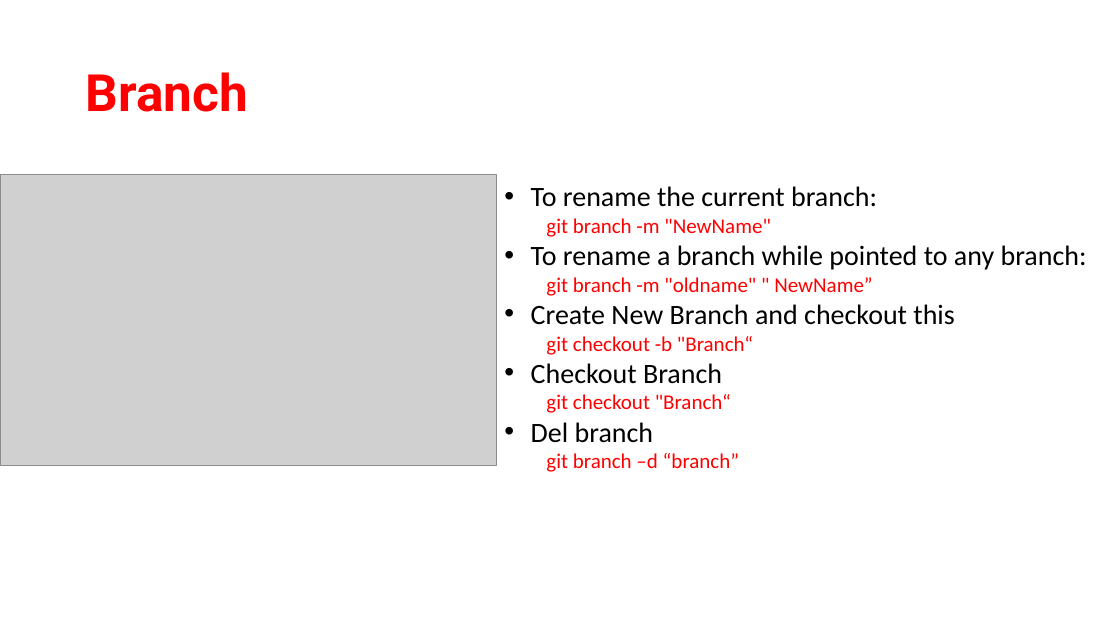
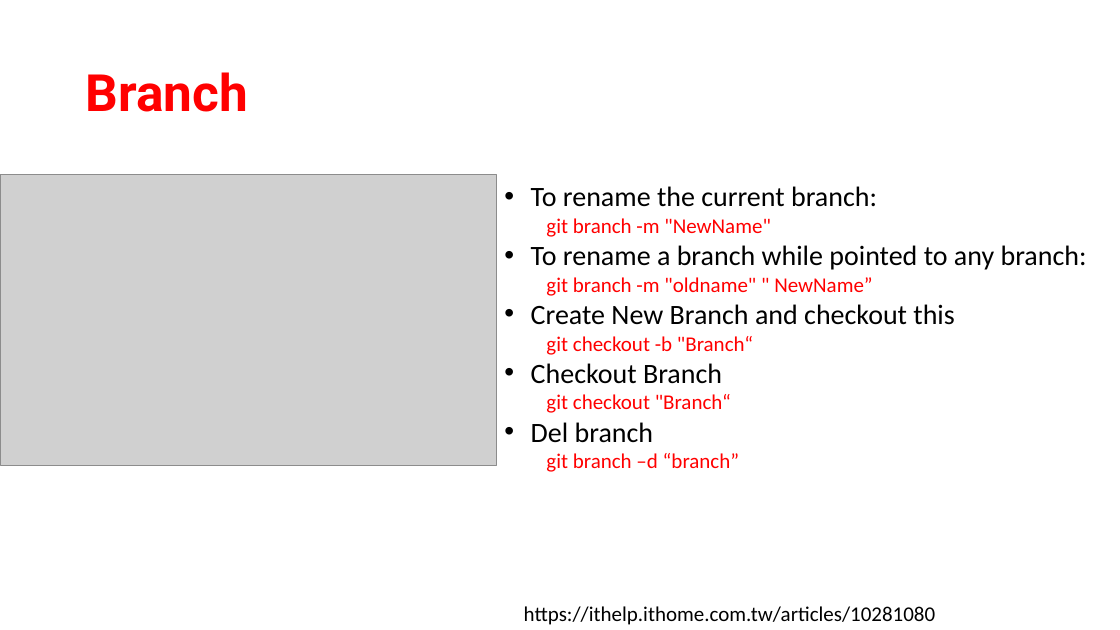
Before and after one commit to rdot-lee/ProgramNotebook, a slide deck: slide 3 of Git/Git command note.pptx. Drawn at 1120x630 pixels with LibreOffice and Linux fonts; fonts in the diff are those of the drawing; grey boxes stand for pictures. Boxes give left, top, right and bottom in pixels: in the first picture for what was removed or moved away, otherwise in the second. Text is boxed around its words. In the diff, an @@ line names an element or a change of style, - is before the commit and + after.

```diff
--- a/Git/Git command note.pptx
+++ b/Git/Git command note.pptx
@@ text added at [524,606,936,625], 18 pt, text #000000 @@
+https://ithelp.ithome.com.tw/articles/10281080
```
Also in this commit, not shown: 3 other slides changed, 1 slide added, 1 slide removed.
